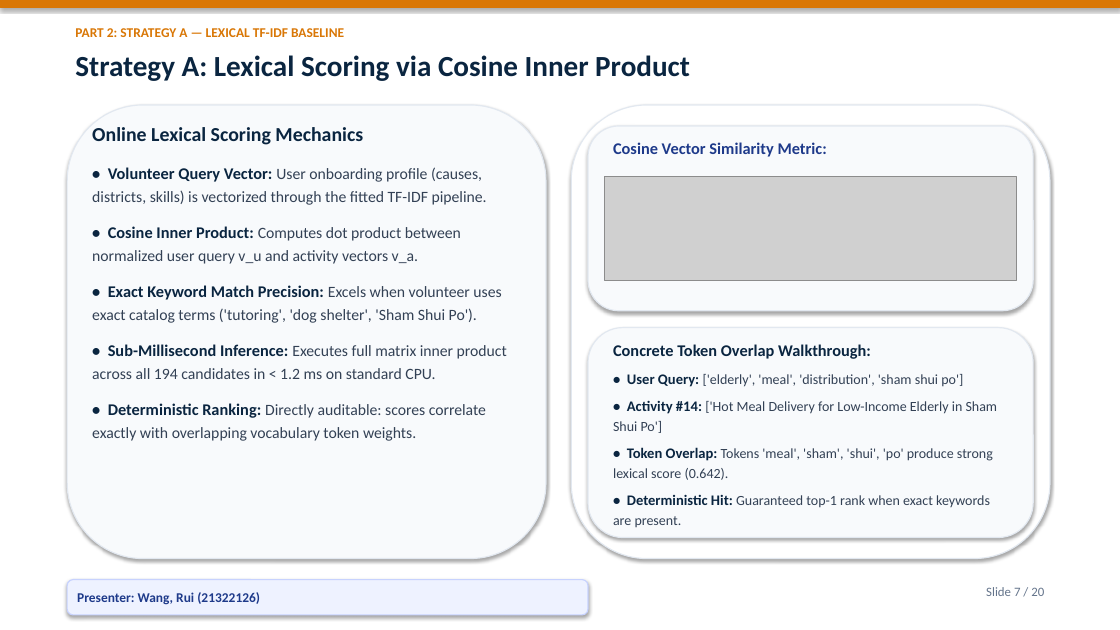
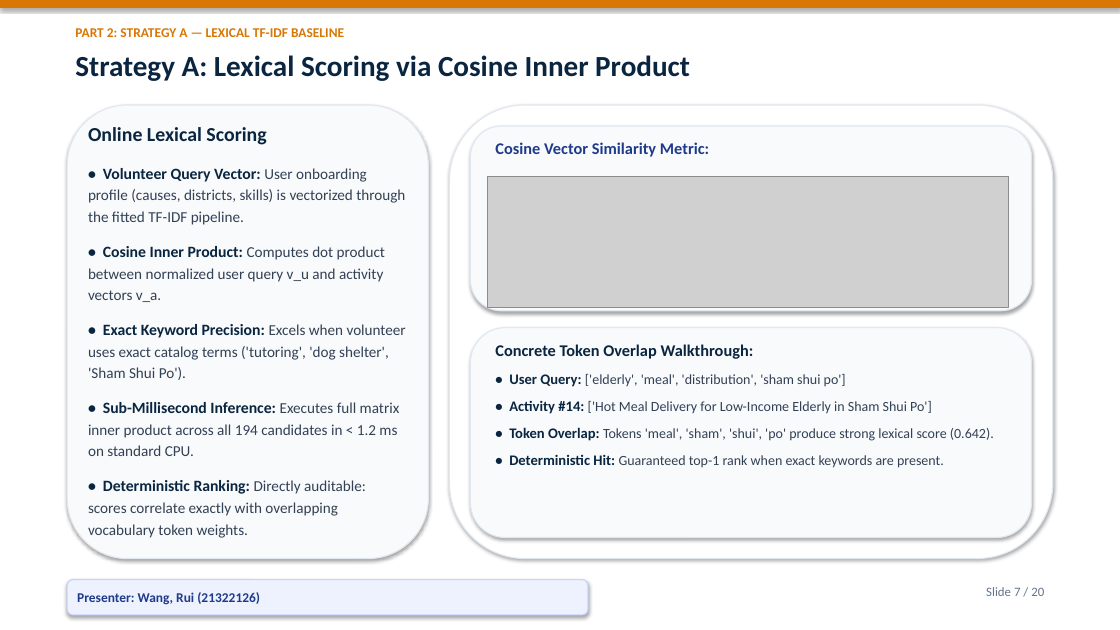
Before and after one commit to Bob8259/CSIT-5210-Group-Project, a slide deck: slide 7 of CSIT5210_Group1_Presentation.pptx. Drawn at 1120x630 pixels with LibreOffice and Linux fonts; fonts in the diff are those of the drawing; grey boxes stand for pictures. Boxes give left, top, right and bottom in pixels: in the first picture for what was removed or moved away, otherwise in the second. Text is boxed around its words. In the diff, an @@ line names an element or a change of style, - is before the commit and + after.

Commit message:
style: maximize presentation diagram sizes, enlarge chart annotations, and expand architecture layouts

```diff
--- a/CSIT5210_Group1_Presentation.pptx
+++ b/CSIT5210_Group1_Presentation.pptx
@@ rounded rectangle: place and size @@
-rounded rectangle at <box>67,105,546,559</box>
+rounded rectangle at <box>67,105,429,559</box>
@@ rounded rectangle: place and size @@
-rounded rectangle at <box>571,105,1050,559</box>
+rounded rectangle at <box>450,105,1053,559</box>
@@ text at <box>88,127,266,145</box>: text changed @@
-Online Lexical Scoring Mechanics
+Online Lexical Scoring
@@ rounded rectangle: place and size @@
-rounded rectangle at <box>588,126,1033,311</box>
+rounded rectangle at <box>471,126,1032,311</box>
@@ text "Cosine Vector Similarity Metric:": place and size @@
-text "Cosine Vector Similarity Metric:" at <box>613,142,827,157</box>
+text "Cosine Vector Similarity Metric:" at <box>495,142,709,157</box>
@@ text at <box>88,168,405,538</box>: size 14 to 13.5 pt in "• Volunteer Query Vector:", "• Cosine Inner Product:", "• Sub-Millisecond Inference:", "• Deterministic Ranking:"; size 13.5 to 13 pt in "User onboarding profile (causes, districts, skills) is ...", "Computes dot product between normalized user query ...", "Executes full matrix inner product across all ...", "Directly auditable: scores correlate exactly with overlappin ..."; less space between paragraphs @@
@@ picture: place and size @@
-picture at <box>605,176,1017,281</box>
+picture at <box>487,176,1008,308</box>
@@ text at <box>88,324,406,380</box>: text changed; size 13.5 to 13 pt @@
-• Exact Keyword Match Precision: Excels when volunteer uses exact catalog terms ('tutoring', 'dog shelter', 'Sham Shui Po').
+• Exact Keyword Precision: Excels when volunteer uses exact catalog terms ('tutoring', 'dog shelter', 'Sham Shui Po').
@@ rounded rectangle: place and size @@
-rounded rectangle at <box>588,328,1033,538</box>
+rounded rectangle at <box>471,328,1032,538</box>
@@ text "Concrete Token Overlap Walkthrough:" rewrapped from <box>613,344,993,527</box> to <box>495,344,994,468</box> @@
```
Also in this commit, not shown: 17 other slides changed, 12 other files.
